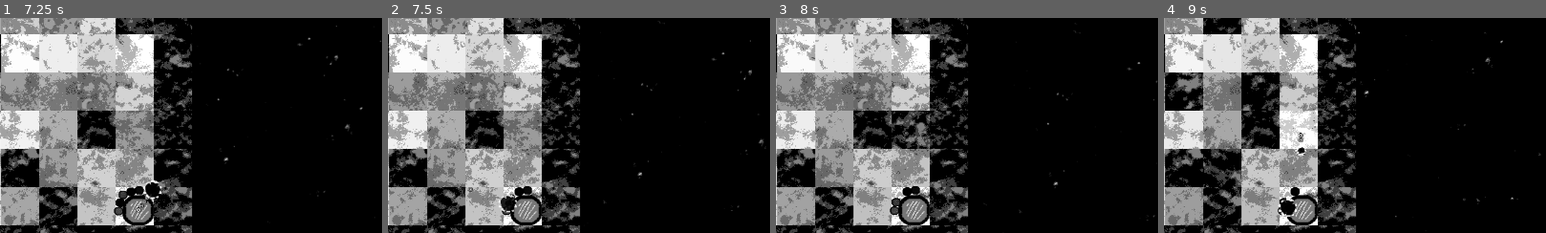
Above: before the commit, frames 1-4 (left to right).
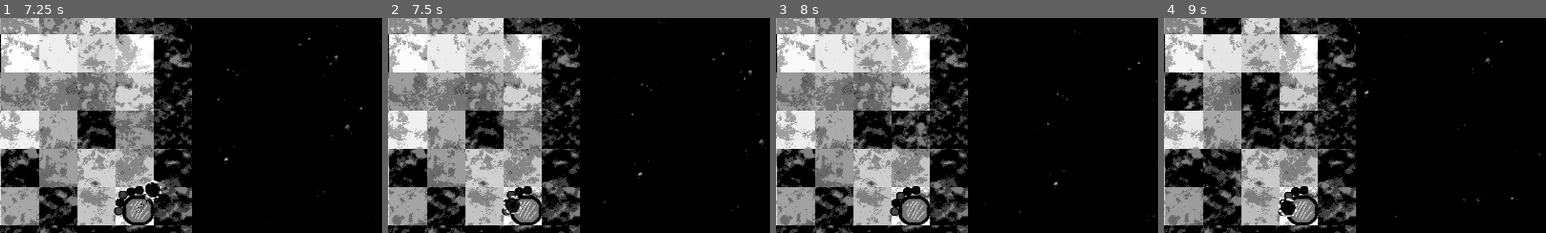
Above: after the commit, the same moments.

Repository: Indivicivet/ludumdare54
Game: Godot game, scene res://ludumdare54.tscn
The game is run twice, just before and just after one commit, with the same random seed, the same clock (stepped at 60 frames per second) and the same inputs.
Inputs (mouse positions are % of the whole screen's width and height, from its top left):
- Up to frame 1 (7.25 s): move the mouse to (72, 45) at 0.52 s; press the mouse at (72, 45) at 0.53 s; hold Right (right) 0.53-1.28 s; move the mouse to (30, 55) at 1.27 s; release the mouse at (30, 55) at 1.28 s; hold Down (down) 1.28-2.03 s; click (30, 55) at 1.35 s; move the mouse to (60, 28) at 2.02 s; press the mouse at (60, 28) at 2.03 s; hold Right (right) 2.03-2.78 s; move the mouse to (45, 70) at 2.77 s; release the mouse at (45, 70) at 2.78 s; hold Up (up) 2.78-3.53 s; click (45, 70) at 2.85 s; move the mouse to (80, 65) at 3.52 s; press the mouse at (80, 65) at 3.53 s; hold Left (left) 3.53-5.03 s; move the mouse to (20, 35) at 4.27 s; release the mouse at (20, 35) at 4.28 s; click (20, 35) at 4.35 s; move the mouse to (55, 50) at 5.02 s; press the mouse at (55, 50) at 5.03 s; hold Down (down) 5.03-5.78 s; move the mouse to (35, 25) at 5.77 s; release the mouse at (35, 25) at 5.78 s; hold Right (right) 5.78-6.53 s; click (35, 25) at 5.85 s; move the mouse to (72, 45) at 6.52 s; press the mouse at (72, 45) at 6.53 s; hold Up (up) from 6.53 s (still down)
- Up to frame 2 (7.5 s): move the mouse to (30, 55) at 7.27 s; release Up (up) at 7.28 s; release the mouse at (30, 55) at 7.28 s; hold Right (right) from 7.28 s (still down); click (30, 55) at 7.35 s
- Up to frame 3 (8 s): keep holding Right (right)
- Up to frame 4 (9 s): move the mouse to (60, 28) at 8.02 s; release Right (right) at 8.03 s; press the mouse at (60, 28) at 8.03 s; hold Down (down) 8.03-8.78 s; move the mouse to (45, 70) at 8.77 s; release the mouse at (45, 70) at 8.78 s; hold Left (left) from 8.78 s (still down); click (45, 70) at 8.85 s
The pictures show only the part of the screen within x 42-92%, y 30-80%; the shares and areas given below are measured in that part.

Frame 1 is identical in both runs. In frame 2, 0.3% of the frame differs, in the area x 21-38%, y 78-92%; in frame 3, 0.2%; in frame 4, 2.1%, in the area x 29-41%, y 43-96%.
Error after the commit: Invalid access to property or key 'score' on a base object of type 'null instance'. (res://scripts/enemy_type1.gd:27)

Commit message:
add scoring

Diff:
--- a/ludumdare54.tscn
+++ b/ludumdare54.tscn
@@ -9,6 +9,7 @@
 [ext_resource type="Texture2D" uid="uid://dyql1ycffaje6" path="res://graphics/player0001.png" id="6_w1o1e"]
 [ext_resource type="PackedScene" uid="uid://telbw0j0atkg" path="res://floor_or_block.tscn" id="7_p865s"]
 [ext_resource type="PackedScene" uid="uid://c4i8t3vyd1rqu" path="res://enemy_type_1.tscn" id="9_1g1nj"]
+[ext_resource type="PackedScene" uid="uid://d2mwe78xq0kar" path="res://score.tscn" id="10_5oqj3"]
 
 [sub_resource type="CircleShape2D" id="CircleShape2D_gwbx5"]
 radius = 26.0192
--- /dev/null
+++ b/score.gd
@@ -0,0 +1,8 @@
+extends Node2D
+
+
+var score = 0
+
+
+func _process(delta):
+	get_node("RichTextLabel").text = "Score: " + str(score)
--- /dev/null
+++ b/score.tscn
@@ -0,0 +1,13 @@
+[gd_scene load_steps=2 format=3 uid="uid://d2mwe78xq0kar"]
+
+[ext_resource type="Script" path="res://score.gd" id="1_mc3nf"]
+
+[node name="score" type="Node2D"]
+script = ExtResource("1_mc3nf")
+
+[node name="RichTextLabel" type="RichTextLabel" parent="."]
+offset_left = -136.0
+offset_top = -19.0
+offset_right = 141.0
+offset_bottom = 21.0
+text = "Score: 0"
--- a/scripts/enemy_type1.gd
+++ b/scripts/enemy_type1.gd
@@ -9,7 +9,9 @@
 
 @onready var navigation_agent = get_node("NavigationAgent2D")
 @onready var sprite_obj = get_node("Sprite2D")
-@onready var player = get_tree().get_root().get_node("game_root").get_node("player")
+@onready var root = get_tree().get_root().get_node("game_root")
+@onready var player = root.get_node("player")
+@onready var score = root.get_node("score")
 
 
 func _ready():
@@ -22,6 +24,7 @@
 	hp -= 0.02
 	sprite_obj.modulate = Color(hp / 2, hp / 2, hp / 2)
 	if hp < 0:
+		score.score += 1
 		queue_free()
 
 
Not shown: 1 places in ludumdare54.tscn that only renumber resources
